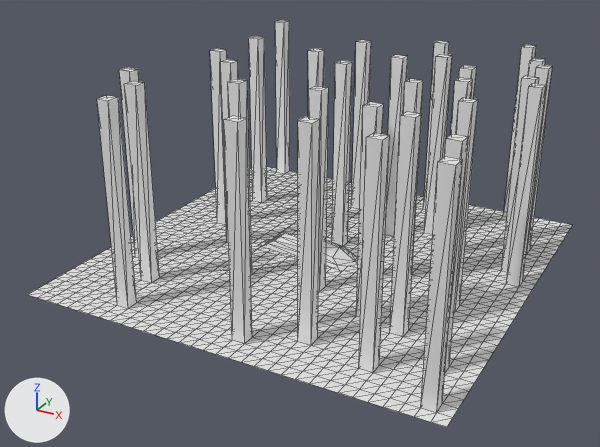
A saved change to the glTF model assets/ship.glb.
Both versions are drawn from a camera (50 mm lens) standing at (25.4, -49.9, 27.2) and looking at (-0.9, -2.1, 3.3). Lighting does not change. The marker at lower left points along +X, +Y and +Z. Mesh edges are drawn as thin lines.

In view in the first picture: 'pillars', 'ship'.
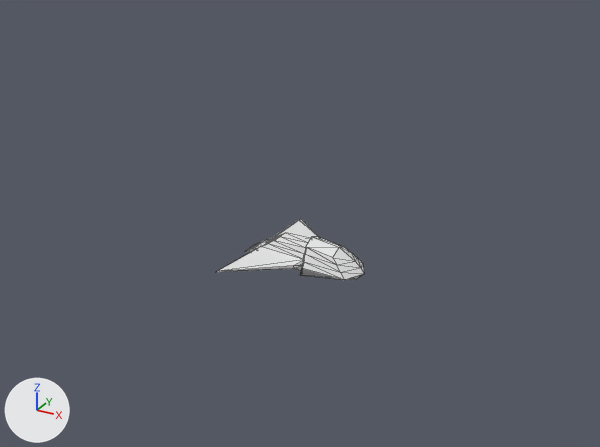
Boxes [x1, y1, x2, y2] around the edits, measured in the pictures (600 x 447 px):
```json
{"object": "pillars", "change": "deleted", "before": [27, 20, 572, 427]}
{"object": "ship", "change": "unchanged, uncovered by the edit", "before": [261, 233, 358, 269], "after": [217, 219, 364, 280]}
```

Edits to the scene script, one JSON object a line:
```json
{"op": "remove", "block": "ob_pillars", "code": ["ob_pillars = bpy.data.objects.new('pillars', me_plane_001)", "ob_pillars.location = (0.0, 0.0, 0.0)"]}
```
